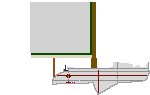
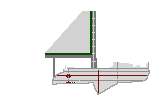
Layers edited between the first and the second 150 × 95 image:
painted on "Temp Sail Stitch H" over [left=31, top=53, right=45, bottom=55]
painted on "Mast H" over [left=31, top=55, right=92, bottom=77]
painted on "Temp Sail Stitch V" over [left=90, top=2, right=92, bottom=11]
painted on "Mast V" over [left=91, top=2, right=97, bottom=68]
painted on "Sail Smaller" over [left=30, top=2, right=90, bottom=53]
painted on "Structure" over [left=64, top=65, right=68, bottom=71]
